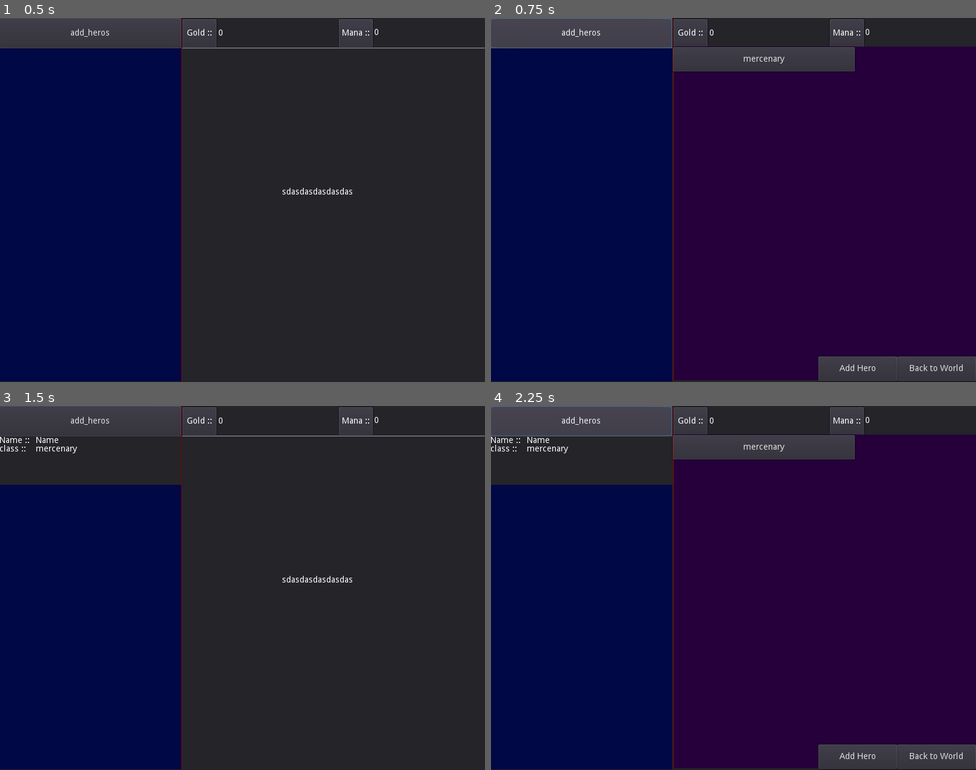
Above: before the commit, frames 1-4 (two rows, left to right).
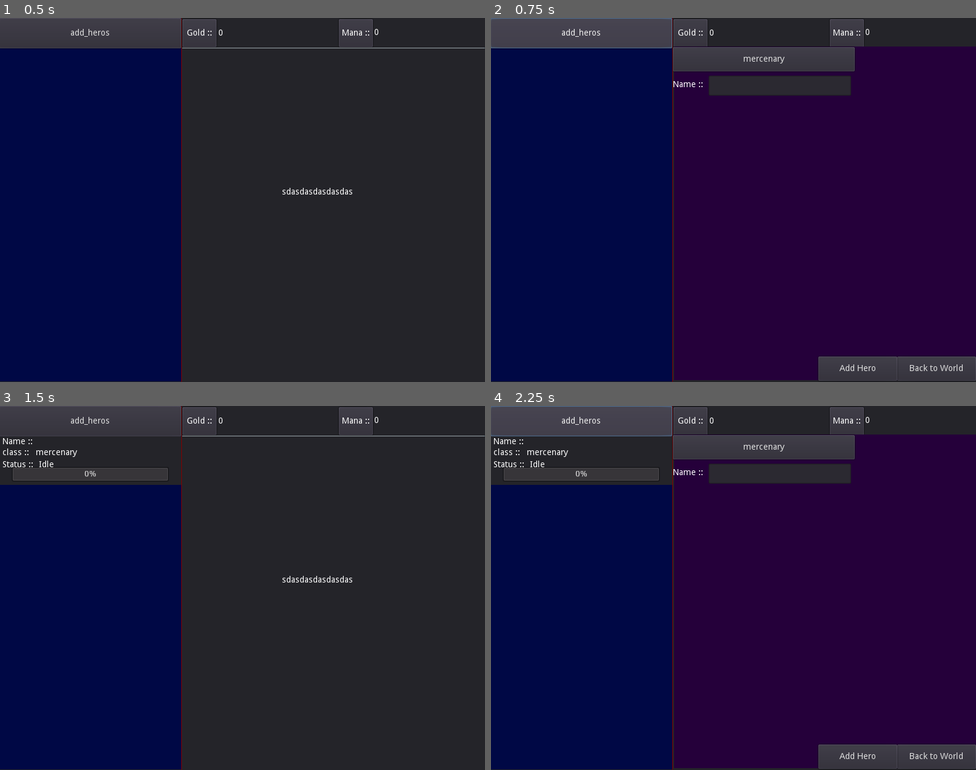
Above: after the commit, the same moments.

Repository: Drakosam/idleguild
Game: Godot game, scene res://main.tscn
Same seed, same stepped clock (60 frames per second), same inputs: the game is played once before the commit and once after it.
Inputs:
- Up to frame 1 (0.5 s): no input
- Up to frame 2 (0.75 s): click "add_heros" at 0.5 s
- Up to frame 3 (1.5 s): click "Add Hero" at 1.25 s
- Up to frame 4 (2.25 s): click "add_heros" at 2 s

Frame 1 is identical in both runs. In frame 2, 1.7% of the frame differs, in the area x 37-75%, y 15-22%; in frame 3, 0.5%; in frame 4, 2.1%, in the area x 0-75%, y 8-22%.

Commit message:
progres bar for short hero info

Diff:
--- a/src/main.tscn
+++ b/src/main.tscn
@@ -45,6 +45,7 @@
 
 	var new_item =  NewHeroShort.instance()
 	new_item.set_class(new_hero.hero_class)
+	new_item.set_name(new_hero.hero_name)
 
 	$CanvasLayer/Panel/herros_panel/ScrollContainer/hero_list_short.add_child(new_item)
 "
--- a/src/new_hero.tscn
+++ b/src/new_hero.tscn
@@ -11,6 +11,7 @@
 
 var new_hero = null
 var selected = -1
+
 
 func _ready():
 	for _hero in hero_arch_type:
@@ -26,6 +27,7 @@
 
 
 func _on_add_hero_button_up():
+	new_hero.hero_name = $LineEdit.text
 	emit_signal('add_new_hero',new_hero)
 
 
@@ -36,7 +38,7 @@
 func reset_new_hero():
 	$MenuButton.text = hero_arch_type[0]
 	new_hero = NewHero.instance()
-
+	$LineEdit.text = ''
 	new_hero.set_up_arch_type( hero_arch_type[0] )
 "
 
@@ -95,5 +97,20 @@
 "_edit_use_anchors_": false
 }
 
+[node name="Label" type="Label" parent="."]
+margin_top = 55.0
+margin_right = 40.0
+margin_bottom = 14.0
+text = "Name ::"
+
+[node name="LineEdit" type="LineEdit" parent="."]
+margin_left = 59.0
+margin_top = 46.5858
+margin_right = 294.0
+margin_bottom = 79.5858
+__meta__ = {
+"_edit_use_anchors_": false
+}
+
 [connection signal="button_up" from="return_to_world" to="." method="_on_return_to_world_button_up"]
 [connection signal="button_up" from="add_hero" to="." method="_on_add_hero_button_up"]
--- a/src/short_hero.tscn
+++ b/src/short_hero.tscn
@@ -11,11 +11,14 @@
 
 func set_class(n_class):
 	$Label_Class.text = n_class
+
+func set_status(n_status):
+	$Label_status.text = n_status
 "
 
 [node name="short_hero" type="Panel"]
 anchor_right = 1.0
-margin_bottom = 80.0
+margin_bottom = 100.0
 rect_min_size = Vector2( 0, 80 )
 script = SubResource( 1 )
 __meta__ = {
@@ -23,6 +26,8 @@
 }
 
 [node name="Label" type="Label" parent="."]
+margin_left = 5.0
+margin_top = 2.0
 margin_right = 40.0
 margin_bottom = 14.0
 text = "Name ::"
@@ -31,13 +36,18 @@
 }
 
 [node name="Label2" type="Label" parent="."]
-margin_top = 14.0
+margin_left = 5.0
+margin_top = 20.0
 margin_right = 40.0
 margin_bottom = 14.0
 text = "class ::"
+__meta__ = {
+"_edit_use_anchors_": false
+}
 
 [node name="Label_Name" type="Label" parent="."]
 margin_left = 60.0
+margin_top = 2.0
 margin_right = 40.0
 margin_bottom = 14.0
 text = "Name "
@@ -47,10 +57,42 @@
 
 [node name="Label_Class" type="Label" parent="."]
 margin_left = 60.0
-margin_top = 14.0
+margin_top = 20.0
 margin_right = 40.0
 margin_bottom = 14.0
 text = "class"
 __meta__ = {
 "_edit_use_anchors_": false
 }
+
+[node name="ProgressBar" type="ProgressBar" parent="."]
+anchor_top = 1.0
+anchor_right = 1.0
+anchor_bottom = 1.0
+margin_left = 20.0
+margin_top = -30.0
+margin_right = -20.0
+margin_bottom = -5.0
+__meta__ = {
+"_edit_use_anchors_": false
+}
+
+[node name="Label3" type="Label" parent="."]
+margin_left = 5.0
+margin_top = 40.0
+margin_right = 40.0
+margin_bottom = 14.0
+text = "Status ::"
+__meta__ = {
+"_edit_use_anchors_": false
+}
+
+[node name="Label_status" type="Label" parent="."]
+margin_left = 65.0
+margin_top = 40.0
+margin_right = 40.0
+margin_bottom = 14.0
+text = "Idle"
+__meta__ = {
+"_edit_use_anchors_": false
+}
